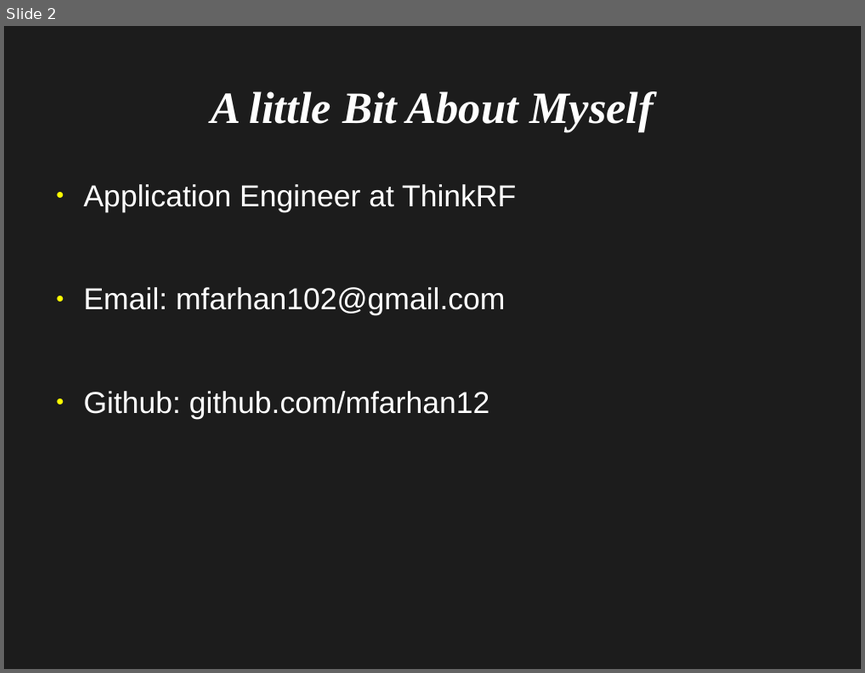
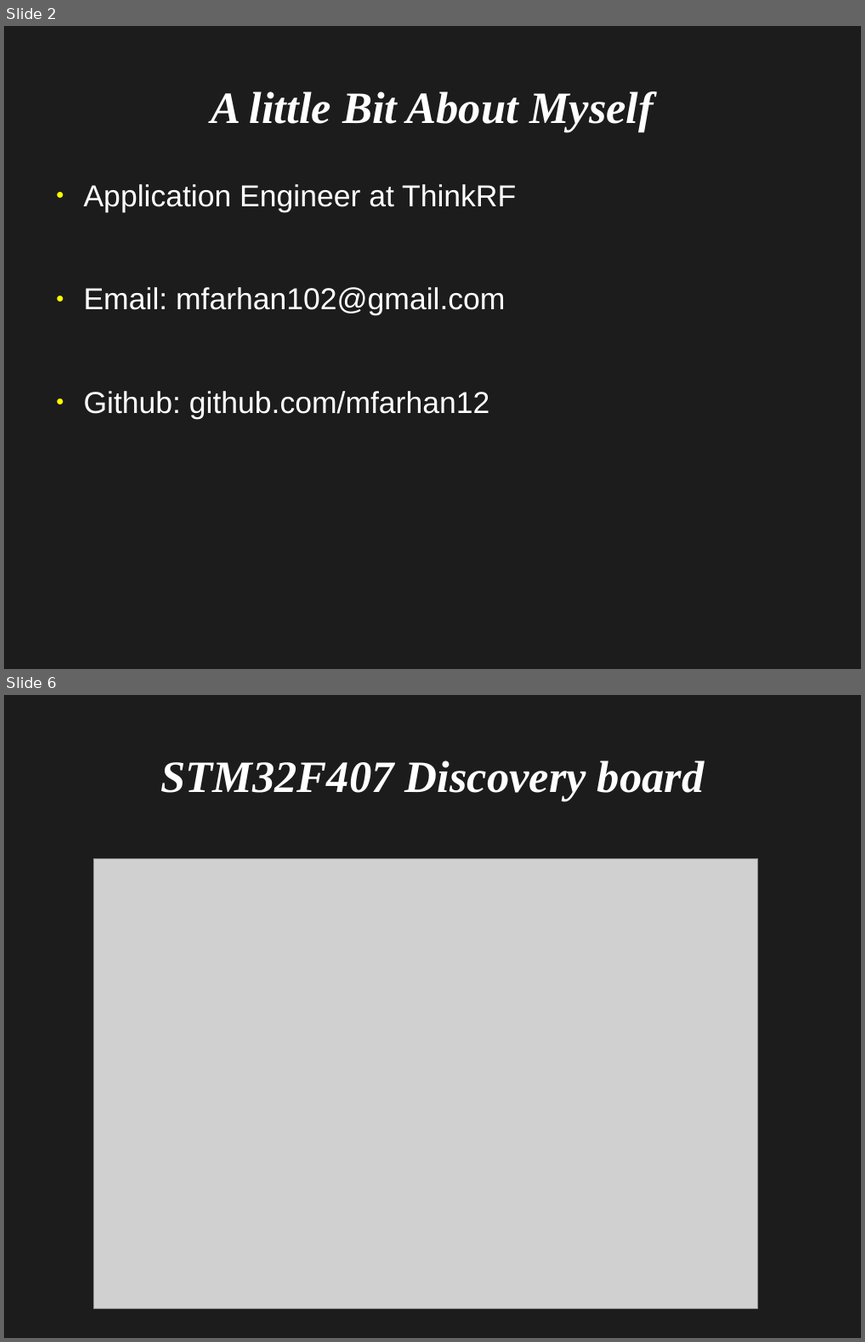
Before and after one commit to mfarhan12/micro-python, a slide deck: Introduction to Micro Python.odp. Shown one above the other, each under a label of ours: slide 2 before the commit, slides 2 and 6 after it; the slides between them are not shown. The pictures are 865x673 and 865x1342 pixels, drawn with LibreOffice and Linux fonts; fonts in the diff are those of the drawing; grey boxes stand for pictures. Boxes give left, top, right and bottom in pixels: in the first picture for what was removed or moved away, otherwise in the second. Text is boxed around its words. In the diff, an @@ line names an element or a change of style, - is before the commit and + after.

```diff
--- a/Introduction to Micro Python.odp
+++ b/Introduction to Micro Python.odp
@@ slide 6 added at (4,695,861,1338), background #1C1C1C @@
@@ title added at (160,760,704,800), 41.4 pt, text #FFFFFF, bold, italic @@
+STM32F407 Discovery board
@@ picture added at (93,858,758,1309) @@
```
Also in this commit, not shown: 2 slides changed, 3 other slides added.
